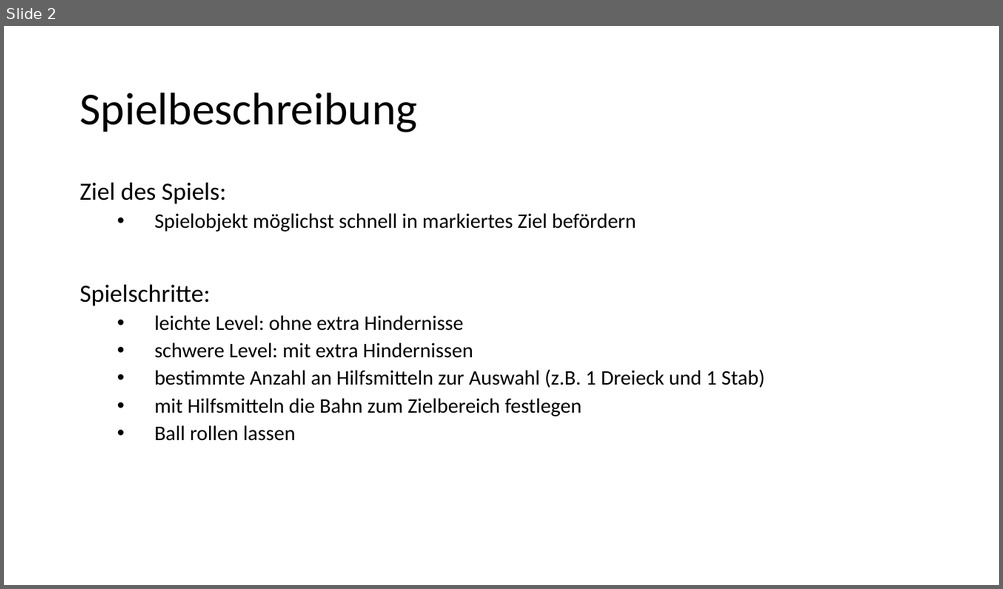
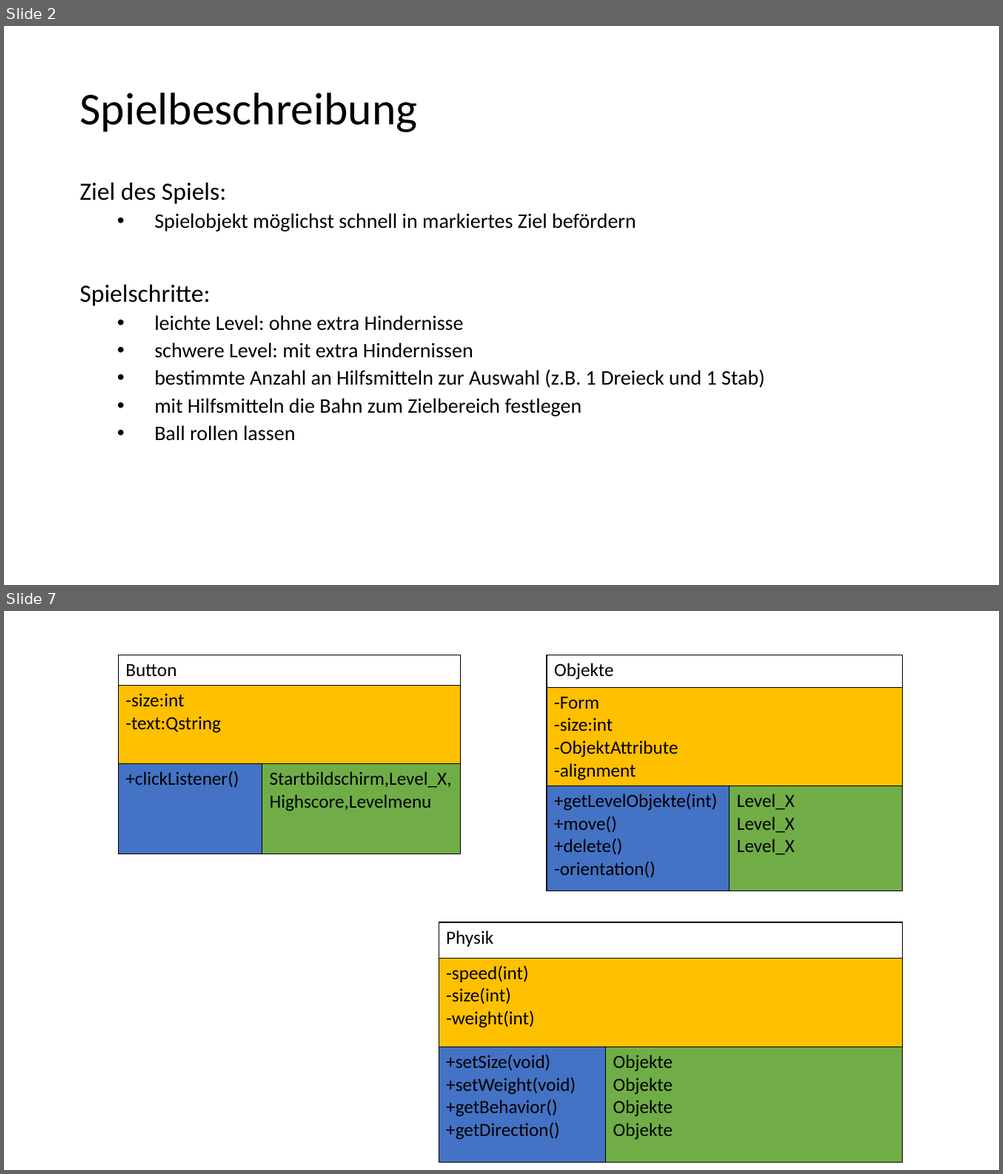
Before and after one commit to jonnyyx/Hole-in-One, a slide deck: BallFall.pptx. Shown one above the other, each under a label of ours: slide 2 before the commit, slides 2 and 7 after it; the slides between them are not shown. The pictures are 1003x589 and 1003x1174 pixels, drawn with LibreOffice and Linux fonts; fonts in the diff are those of the drawing. Boxes give left, top, right and bottom in pixels: in the first picture for what was removed or moved away, otherwise in the second. Text is boxed around its words. In the diff, an @@ line names an element or a change of style, - is before the commit and + after.

```diff
--- a/BallFall.pptx
+++ b/BallFall.pptx
@@ slide 7 added at <box>4,611,999,1170</box>, background #FFFFFF @@
@@ table added at <box>118,655,461,854</box>, 3 rows, 2 columns @@
+Button | 
+-size:int / -text:Qstring | 
++clickListener() | Startbildschirm,Level_X,Highscore,Levelmenu
@@ table added at <box>546,655,902,889</box>, 3 rows, 2 columns @@
+Objekte | 
+-Form / -size:int / -ObjektAttribute / -alignment | 
++getLevelObjekte(int) / +move() / +delete() / -orientation() | Level_X / Level_X / Level_X
@@ table added at <box>438,923,902,1163</box>, 3 rows, 2 columns @@
+Physik | 
+-speed(int) / -size(int) / -weight(int) | 
++setSize(void) / +setWeight(void) / +getBehavior() / +getDirection() | Objekte / Objekte / Objekte / Objekte
```
Also in this commit, not shown: 5 slides changed, 1 slide removed.
